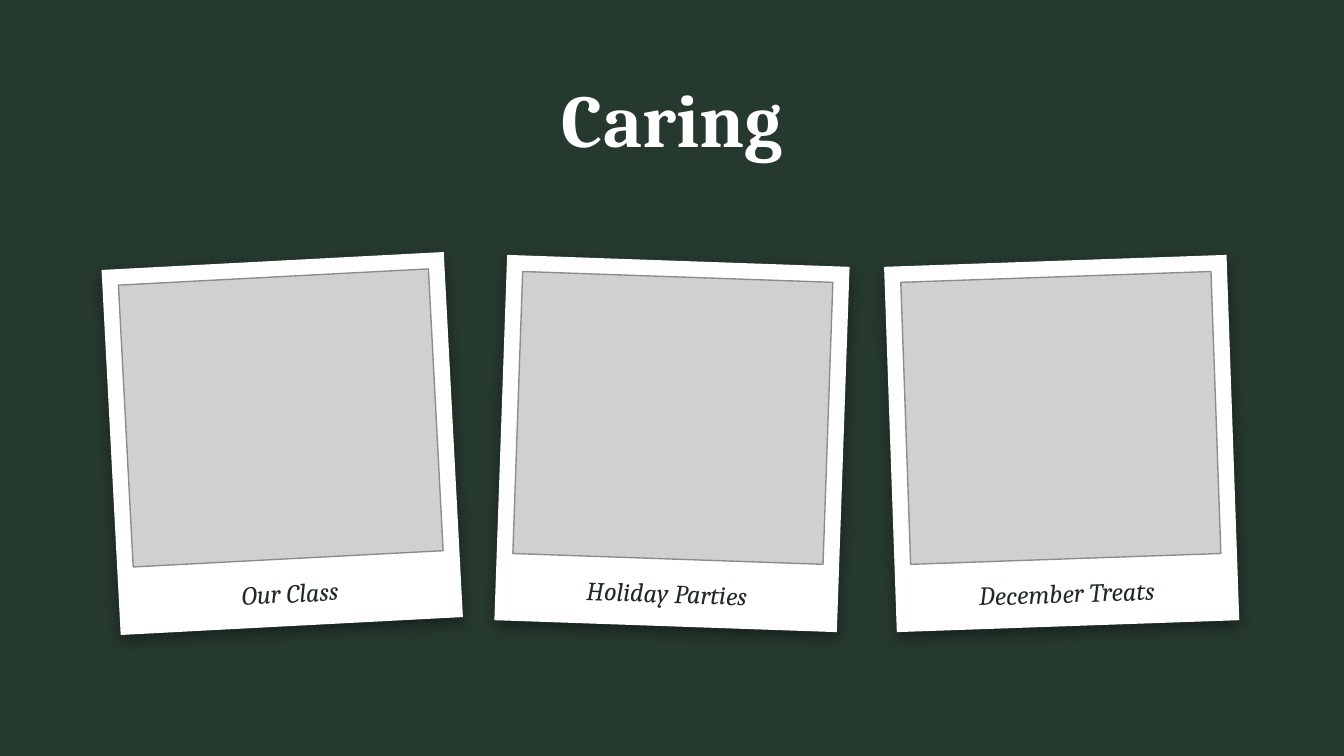
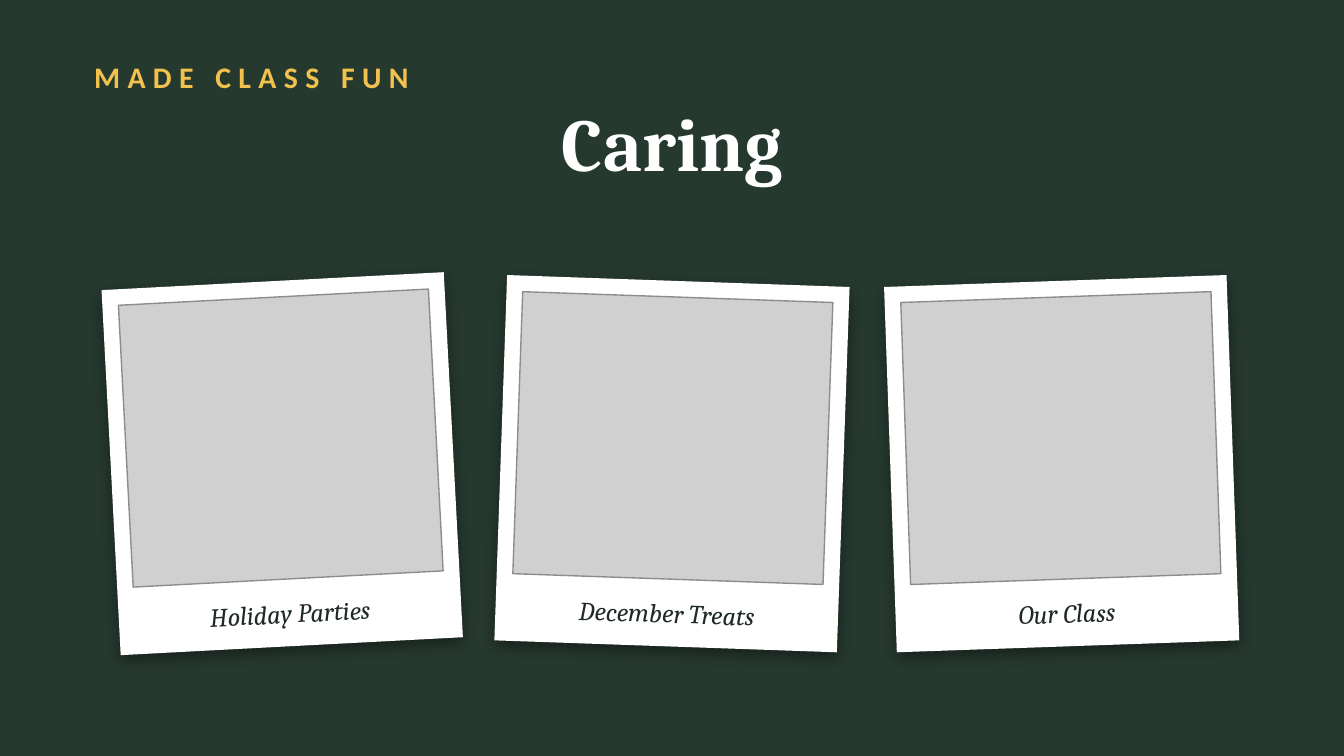
Before and after one commit to orangejack9christian/Claude-etc, a slide deck: slide 3 of tribute-speech/Tribute_Speech_Mrs_Teske.pptx (slide 2 before the commit). Drawn at 1344x756 pixels with LibreOffice and Linux fonts; fonts in the diff are those of the drawing; grey boxes stand for pictures. Boxes give left, top, right and bottom in pixels: in the first picture for what was removed or moved away, otherwise in the second. Text is boxed around its words. In the diff, an @@ line names an element or a change of style, - is before the commit and + after.

```diff
--- a/tribute-speech/Tribute_Speech_Mrs_Teske.pptx
+++ b/tribute-speech/Tribute_Speech_Mrs_Teske.pptx
@@ text added at <box>94,68,409,88</box>, 16 pt, text #F2C14E, bold @@
+MADE CLASS FUN
@@ title "Caring": place and size @@
-title "Caring" at <box>562,95,782,163</box>
+title "Caring" at <box>562,119,782,187</box>
@@ title "Caring" at <box>562,119,782,187</box>: vertical alignment middle to top @@
@@ 3 pictures, 3 rectangles: place and size @@
-3 pictures, 3 rectangles at <box>101,252,1239,635</box>
+3 pictures, 3 rectangles at <box>101,272,1239,655</box>
@@ text "Holiday Parties": place and size @@
-text "Holiday Parties" at <box>586,582,747,608</box>
+text "Holiday Parties" at <box>210,603,371,629</box>
@@ text "Holiday Parties" at <box>210,603,371,629</box>: rotation 2 to 357 degrees @@
@@ text "December Treats": place and size @@
-text "December Treats" at <box>979,584,1155,605</box>
+text "December Treats" at <box>579,602,754,626</box>
@@ text "December Treats" at <box>579,602,754,626</box>: rotation 358 to 2 degrees @@
@@ text "Our Class": place and size @@
-text "Our Class" at <box>242,583,339,605</box>
+text "Our Class" at <box>1019,603,1116,624</box>
@@ text "Our Class" at <box>1019,603,1116,624</box>: rotation 357 to 358 degrees @@
```
Also in this commit, not shown: 1 other slide changed, 1 slide added, 4 other files.
